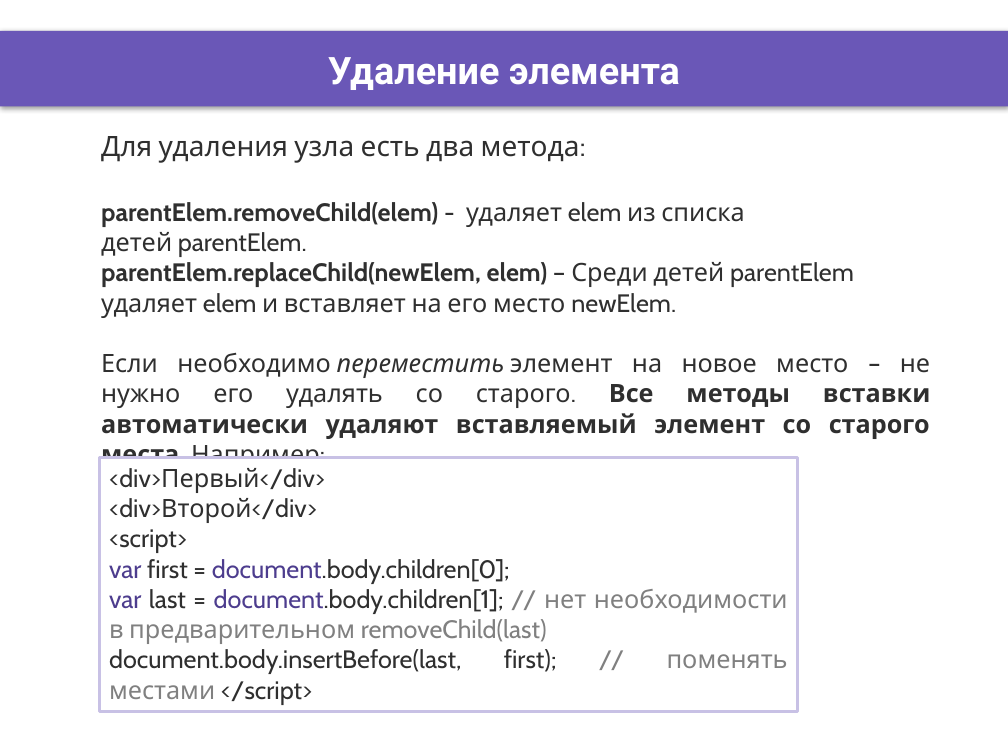
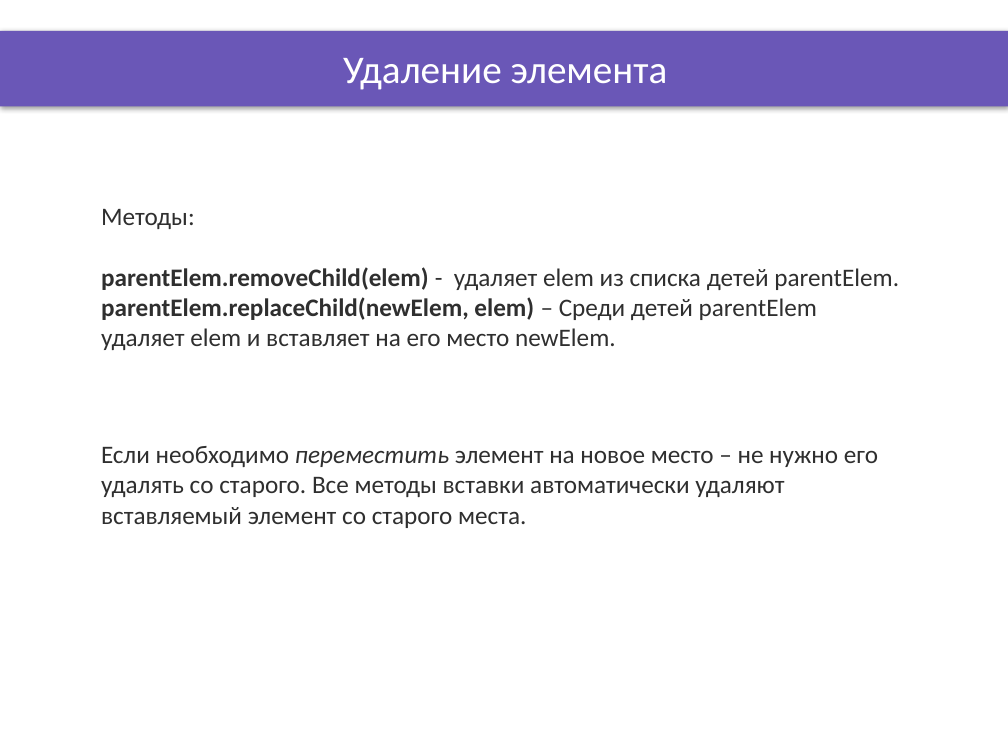
Before and after one commit to DinamickaDevelopment/Ignite-1, a slide deck: slide 3 of 001_JavaScript/007_lesson/Presentation/document_page_objects_2.pptx. Drawn at 1008x756 pixels with LibreOffice and Linux fonts; fonts in the diff are those of the drawing; background and template pictures are left out. Boxes give left, top, right and bottom in pixels: in the first picture for what was removed or moved away, otherwise in the second. Text is boxed around its words. In the diff, an @@ line names an element or a change of style, - is before the commit and + after.

Commit message:
update presentations

```diff
--- a/001_JavaScript/007_lesson/Presentation/document_page_objects_2.pptx
+++ b/001_JavaScript/007_lesson/Presentation/document_page_objects_2.pptx
@@ title "Удаление элемента" at [343, 58, 668, 90]: size 27 to 28 pt, font Roboto to Calibri, bold off @@
@@ text "Методы:": place and size @@
-text "Методы:" at [101, 136, 930, 469]
+text "Методы:" at [101, 209, 899, 350]
@@ text at [101, 209, 195, 229]: text changed; size 20 to 18 pt; font Cabin to Calibri @@
-Для удаления узла есть два метода:
+Методы:
@@ text at [101, 267, 899, 350]: font Cabin to Calibri @@
@@ text at [101, 353, 930, 469]: paragraph removed @@
-Если необходимо переместить элемент на новое место – не нужно его удалять со старого. Все методы вставки автоматически удаляют вставляемый элемент со старого места. Например:
@@ text added at [101, 446, 878, 528], 18 pt, text #2F2F2F @@
+Если необходимо переместить элемент на новое место – не нужно его удалять со старого. Все методы вставки автоматически удаляют вставляемый элемент со старого места.
@@ rectangle removed at [99, 458, 797, 712] @@
-<div>Первый</div>
-<div>Второй</div>
-<script>
-var first = document.body.children[0];
-var last = document.body.children[1]; // нет необходимости в предварительном removeChild(last)
-document.body.insertBefore(last, first); // поменять местами </script>
```
Also in this commit, not shown: 4 other slides changed, 9 other files.
